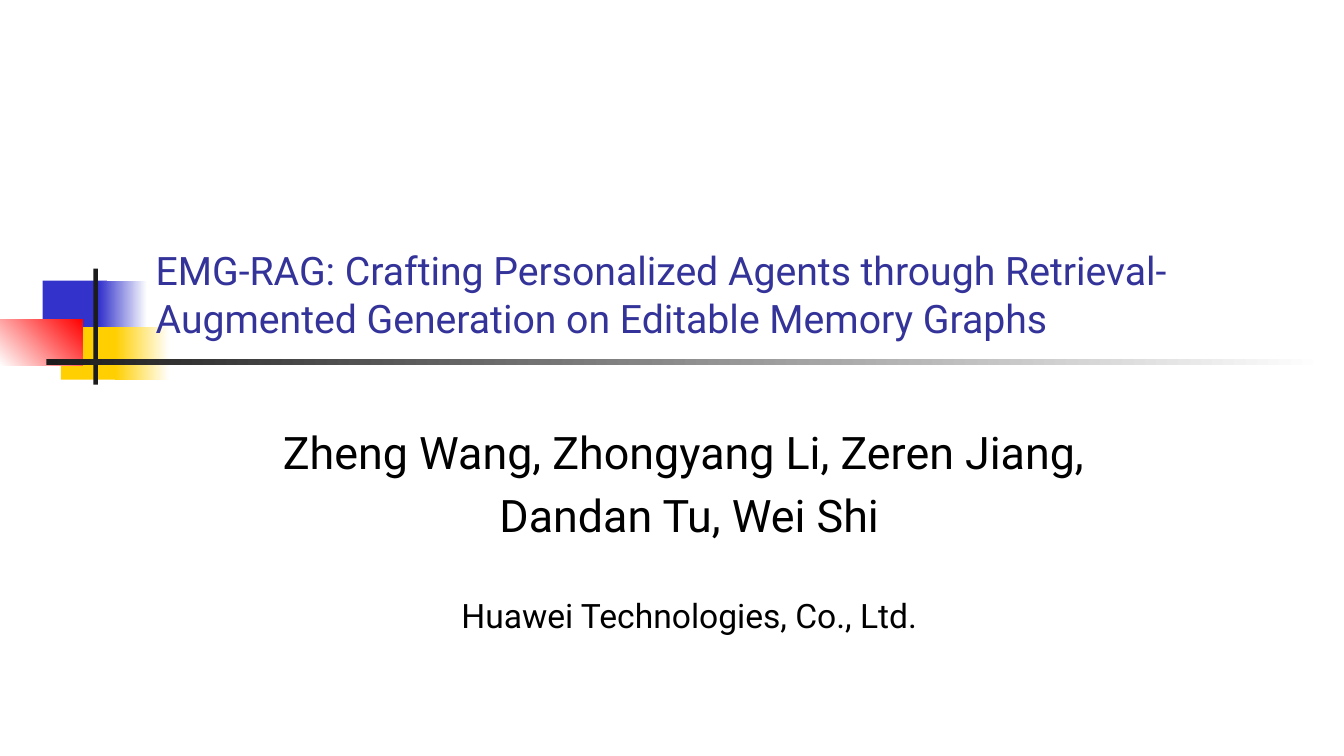
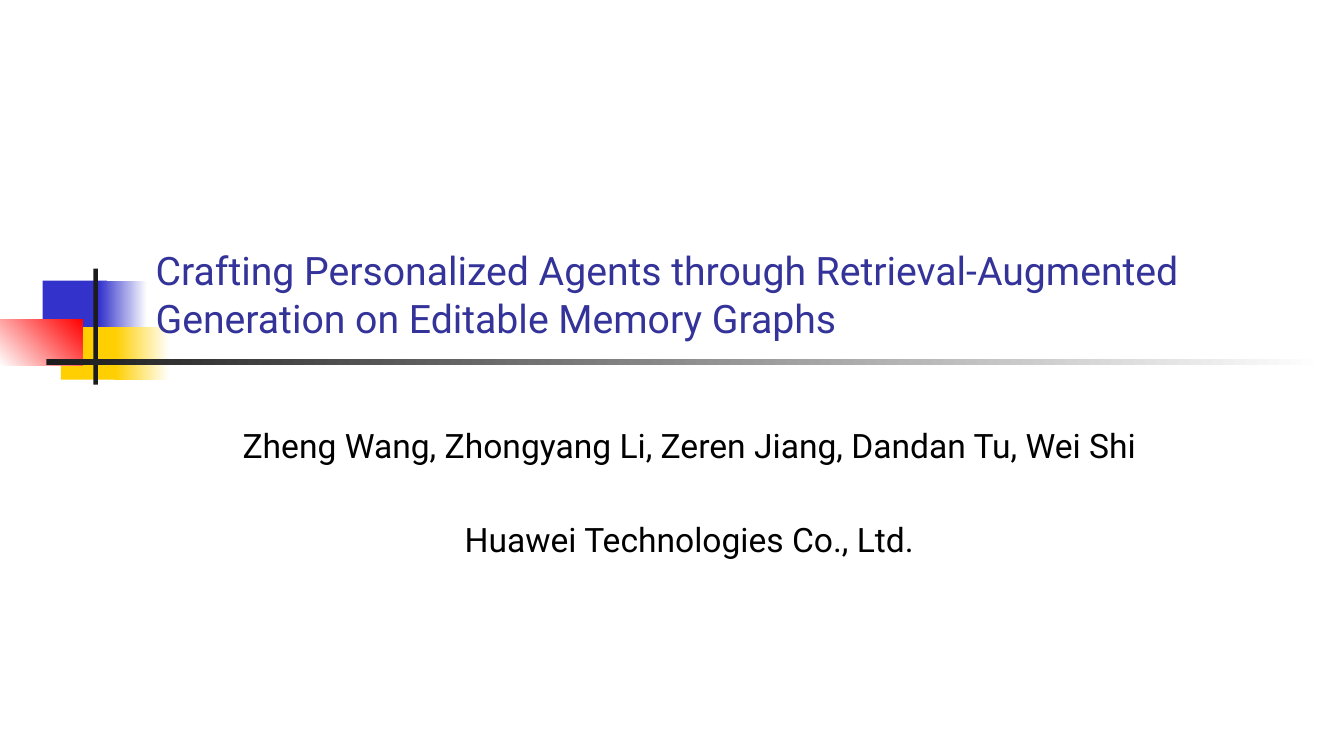
Before and after one commit to zhengwang125/zhengwang125.github.io, a slide deck: slide 1 of paper/EMG-RAG.pptx. Drawn at 1344x756 pixels with LibreOffice and Linux fonts; fonts in the diff are those of the drawing. Boxes give left, top, right and bottom in pixels: in the first picture for what was removed or moved away, otherwise in the second. Text is boxed around its words. In the diff, an @@ line names an element or a change of style, - is before the commit and + after.

```diff
--- a/paper/EMG-RAG.pptx
+++ b/paper/EMG-RAG.pptx
@@ title at [156,255,1179,343]: text changed @@
-EMG-RAG: Crafting Personalized Agents through Retrieval-Augmented Generation on Editable Memory Graphs
+Crafting Personalized Agents through Retrieval-Augmented Generation on Editable Memory Graphs
@@ subtitle at [243,432,1136,559]: text changed; size 32 to 24 pt @@
-Zheng Wang, Zhongyang Li, Zeren Jiang,
-Dandan Tu, Wei Shi
-Huawei Technologies, Co., Ltd.
+Zheng Wang, Zhongyang Li, Zeren Jiang, Dandan Tu, Wei Shi
+Huawei Technologies Co., Ltd.
```
Also in this commit, not shown: 4 other slides changed, 1 other file.
